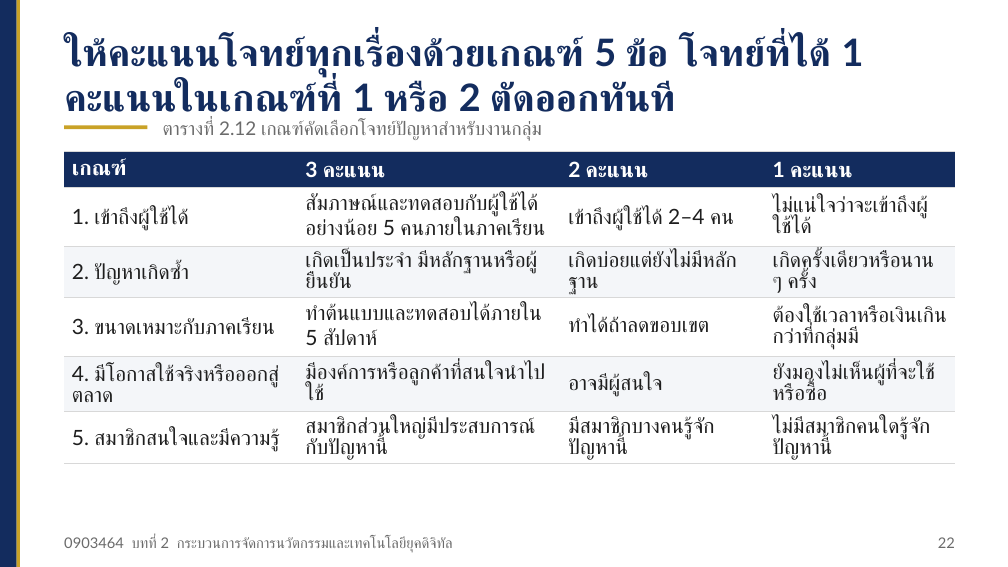
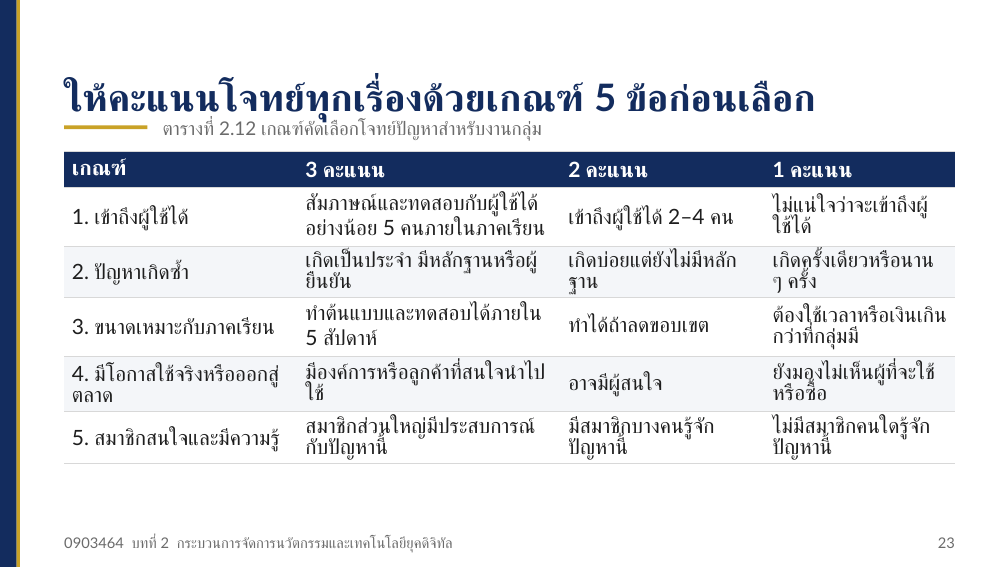
Before and after one commit to Aj-Warawut/academic-web-teaching, a slide deck: slide 23 of ci/files/ci_0903464_บทที่02_สไลด์.pptx (slide 22 before the commit). Drawn at 1008x567 pixels with LibreOffice and Linux fonts; fonts in the diff are those of the drawing. Boxes give left, top, right and bottom in pixels: in the first picture for what was removed or moved away, otherwise in the second. Text is boxed around its words. In the diff, an @@ line names an element or a change of style, - is before the commit and + after.

```diff
--- a/ci/files/ci_0903464_บทที่02_สไลด์.pptx
+++ b/ci/files/ci_0903464_บทที่02_สไลด์.pptx
@@ text at (64, 82, 815, 122): text changed @@
-ให้คะแนนโจทย์ทุกเรื่องด้วยเกณฑ์ 5 ข้อ โจทย์ที่ได้ 1 คะแนนในเกณฑ์ที่ 1 หรือ 2 ตัดออกทันที
+ให้คะแนนโจทย์ทุกเรื่องด้วยเกณฑ์ 5 ข้อก่อนเลือก
@@ text at (938, 537, 955, 548): text changed @@
-22
+23
```
Also in this commit, not shown: 23 other slides changed, 1 slide added, 25 other files.
